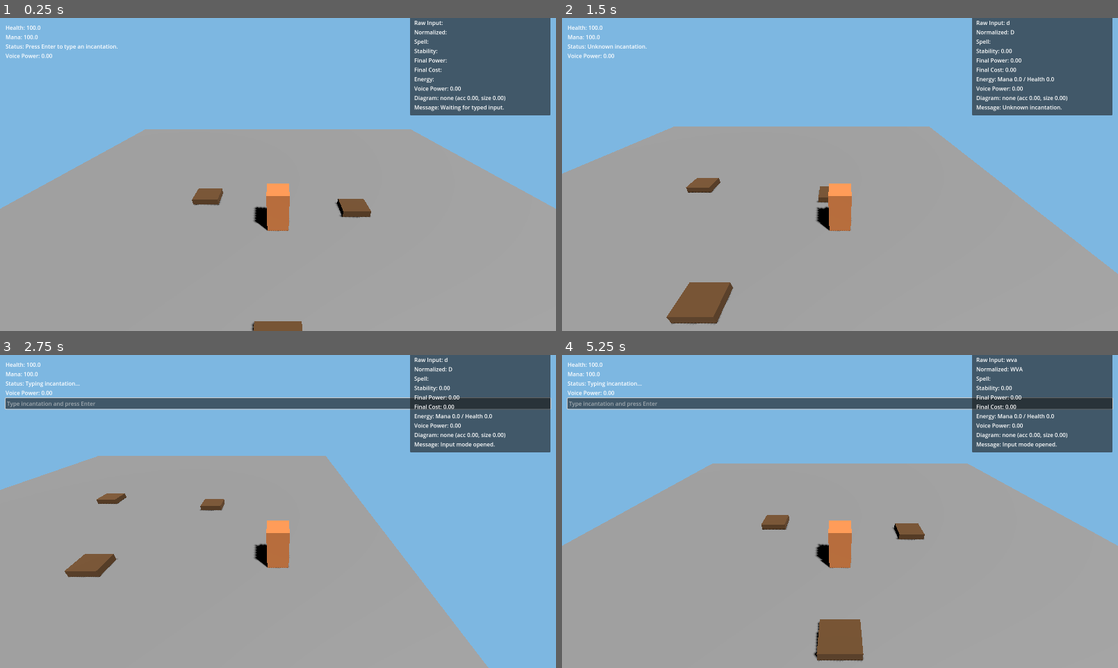
Above: before the commit, frames 1-4 (two rows, left to right).
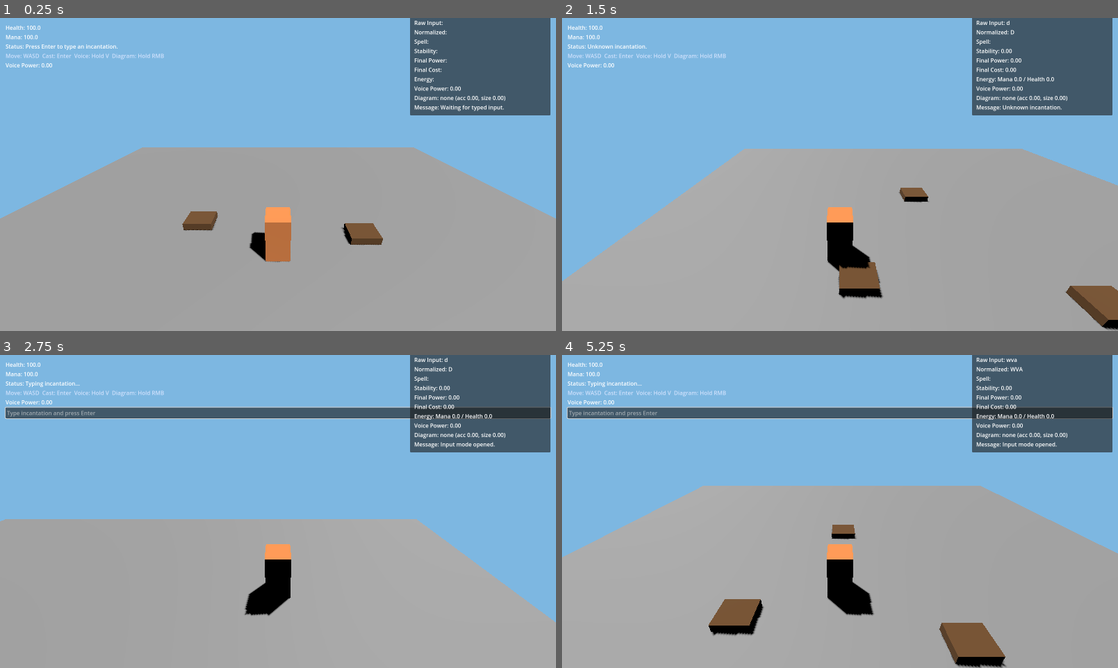
Above: after the commit, the same moments.

Repository: sh4d0w28/the-magic-engine
Game: Godot game, scene res://scenes/Main.tscn
The game is run twice, just before and just after one commit, with the same random seed, the same clock (stepped at 60 frames per second) and the same inputs.
Inputs (mouse positions are in pixels of both pictures, inside the frame that each line leads up to):
- Up to frame 1 (0.25 s): no input
- Up to frame 2 (1.5 s): tap Enter at 0.5, 0.6 s; move the mouse to (962, 158) at 0.52 s; hold D (move_right) 0.53-1.28 s; click (962, 158) at 0.67 s; move the mouse to (728, 190) at 1.27 s; hold S (move_back) from 1.28 s (still down); tap V at 1.35 s
- Up to frame 3 (2.75 s): move the mouse to (333, 442) at 2.02 s; release S (move_back) at 2.03 s; hold D (move_right) from 2.03 s (still down); tap Enter at 2.1 s
- Up to frame 4 (5.25 s): move the mouse to (812, 574) at 2.77 s; release D (move_right) at 2.78 s; hold W (move_forward) 2.78-3.53 s; tap V at 2.85, 4.35 s; click (812, 574) at 2.92 s; move the mouse to (1006, 558) at 3.52 s; hold A (move_left) 3.53-5.03 s; tap Enter at 3.6, 5.1 s; move the mouse to (673, 464) at 4.27 s; move the mouse to (867, 511) at 5.02 s; hold S (move_back) from 5.03 s (still down); click (867, 511) at 5.17 s

The runs differ from the first frame. In frame 1, 8.2% of the frame differs, in the area x 0-100%, y 11-100%; in frame 2, 20%; in frame 3, 27%; in frame 4, 18%.

Commit message:
tune: improve movement camera and spell aiming feel

Diff:
--- a/scenes/Player.tscn
+++ b/scenes/Player.tscn
@@ -14,6 +14,7 @@
 
 [node name="Player" type="CharacterBody3D"]
 script = ExtResource("1_b4lhy")
+rotation_order = 1
 
 [node name="EnergySystem" type="Node" parent="."]
 script = ExtResource("2_5nohy")
@@ -26,8 +27,8 @@
 shape = SubResource("BoxShape3D_player")
 
 [node name="CameraPivot" type="Node3D" parent="."]
-transform = Transform3D(1, 0, 0, 0, 1, 0, 0, 0, 1, 0, 1.6, 0)
+transform = Transform3D(1, 0, 0, 0, 1, 0, 0, 0, 1, 0, 1.9, 0)
 
 [node name="Camera3D" type="Camera3D" parent="CameraPivot"]
-transform = Transform3D(1, 0, 0, 0, 0.866025, 0.5, 0, -0.5, 0.866025, 0, 4.5, 7.5)
+transform = Transform3D(1, 0, 0, 0, 0.906308, 0.422618, 0, -0.422618, 0.906308, 0, 3.9, 6.6)
 current = true
--- a/scenes/ui/HUD.tscn
+++ b/scenes/ui/HUD.tscn
@@ -38,6 +38,10 @@
 layout_mode = 2
 text = "Status: Ready"
 
+[node name="ControlsLabel" type="Label" parent="MarginContainer/VBoxContainer"]
+layout_mode = 2
+text = "Move: WASD  Cast: Enter  Voice: Hold V  Diagram: Hold RMB"
+
 [node name="VoicePowerLabel" type="Label" parent="MarginContainer/VBoxContainer"]
 layout_mode = 2
 text = "Voice Power: 0.00"
--- a/scripts/magic/SpellManager.gd
+++ b/scripts/magic/SpellManager.gd
@@ -48,11 +48,11 @@
 		"spark":
 			var spark = _spark_scene.instantiate()
 			_active_spells.add_child(spark)
-			spark.global_position = request.get("target_position", _player.get_target_position())
+			spark.global_position = request.get("target_position", _player.get_target_position()) + Vector3.UP * 0.35
 		"fireball":
 			var fireball = _fireball_scene.instantiate()
 			_active_spells.add_child(fireball)
-			fireball.global_position = _player.global_position + Vector3.UP * 1.2 + _player.get_forward_direction() * 1.2
+			fireball.global_position = _player.global_position + Vector3.UP * 1.3 + _player.get_forward_direction() * 1.6
 			fireball.configure(
 				_player.get_forward_direction(),
 				float(spell_definition.get("speed", 12.0)),
@@ -64,7 +64,7 @@
 			bonfire.fuel_consume_interval_seconds = float(spell_definition.get("fuel_consume_interval_seconds", 5.0))
 			bonfire.no_fuel_lifetime_seconds = float(spell_definition.get("no_fuel_lifetime_seconds", 3.0))
 			_active_spells.add_child(bonfire)
-			bonfire.global_position = request.get("target_position", _player.get_target_position())
+			bonfire.global_position = request.get("target_position", _player.get_target_position()) + Vector3.UP * 0.1
 
 
 func _spawn_backlash(request: Dictionary) -> void:
--- a/scripts/player/PlayerController.gd
+++ b/scripts/player/PlayerController.gd
@@ -3,7 +3,10 @@
 signal health_mana_changed(health: float, mana: float)
 
 @export var player_id: String = "player_1"
-@export var movement_speed: float = 6.0
+@export var movement_speed: float = 6.5
+@export var acceleration: float = 18.0
+@export var deceleration: float = 22.0
+@export var turn_speed: float = 9.0
 
 var _gravity: float = ProjectSettings.get_setting("physics/3d/default_gravity")
 
@@ -23,9 +26,12 @@
 	var move_direction := Vector3(input_vector.x, 0.0, input_vector.y)
 	if move_direction != Vector3.ZERO:
 		move_direction = move_direction.normalized()
+		_rotate_toward_direction(move_direction, delta)
 
-	velocity.x = move_direction.x * movement_speed
-	velocity.z = move_direction.z * movement_speed
+	var desired_velocity := move_direction * movement_speed
+	var move_lerp_weight := acceleration if move_direction != Vector3.ZERO else deceleration
+	velocity.x = move_toward(velocity.x, desired_velocity.x, move_lerp_weight * delta)
+	velocity.z = move_toward(velocity.z, desired_velocity.z, move_lerp_weight * delta)
 
 	if not is_on_floor():
 		velocity.y -= _gravity * delta
@@ -77,8 +83,13 @@
 
 
 func get_target_position() -> Vector3:
-	return global_position + get_forward_direction() * 4.0
+	return global_position + get_forward_direction() * 5.5
 
 
 func _on_energy_changed(health: float, mana: float) -> void:
 	health_mana_changed.emit(health, mana)
+
+
+func _rotate_toward_direction(move_direction: Vector3, delta: float) -> void:
+	var target_yaw := atan2(-move_direction.x, -move_direction.z)
+	rotation.y = rotate_toward(rotation.y, target_yaw, turn_speed * delta)
--- a/scripts/ui/HUD.gd
+++ b/scripts/ui/HUD.gd
@@ -5,6 +5,7 @@
 @onready var _health_label: Label = $MarginContainer/VBoxContainer/HealthLabel
 @onready var _mana_label: Label = $MarginContainer/VBoxContainer/ManaLabel
 @onready var _status_label: Label = $MarginContainer/VBoxContainer/StatusLabel
+@onready var _controls_label: Label = $MarginContainer/VBoxContainer/ControlsLabel
 @onready var _voice_power_label: Label = $MarginContainer/VBoxContainer/VoicePowerLabel
 @onready var _input_line: LineEdit = $MarginContainer/VBoxContainer/InputLine
 
@@ -16,6 +17,7 @@
 	if player != null and player.has_signal("health_mana_changed"):
 		player.health_mana_changed.connect(set_health_and_mana)
 		set_health_and_mana(player.get_health(), player.get_mana())
+	_controls_label.modulate = Color(0.85, 0.9, 1.0, 0.9)
 
 
 func set_health_and_mana(health: float, mana: float) -> void:
